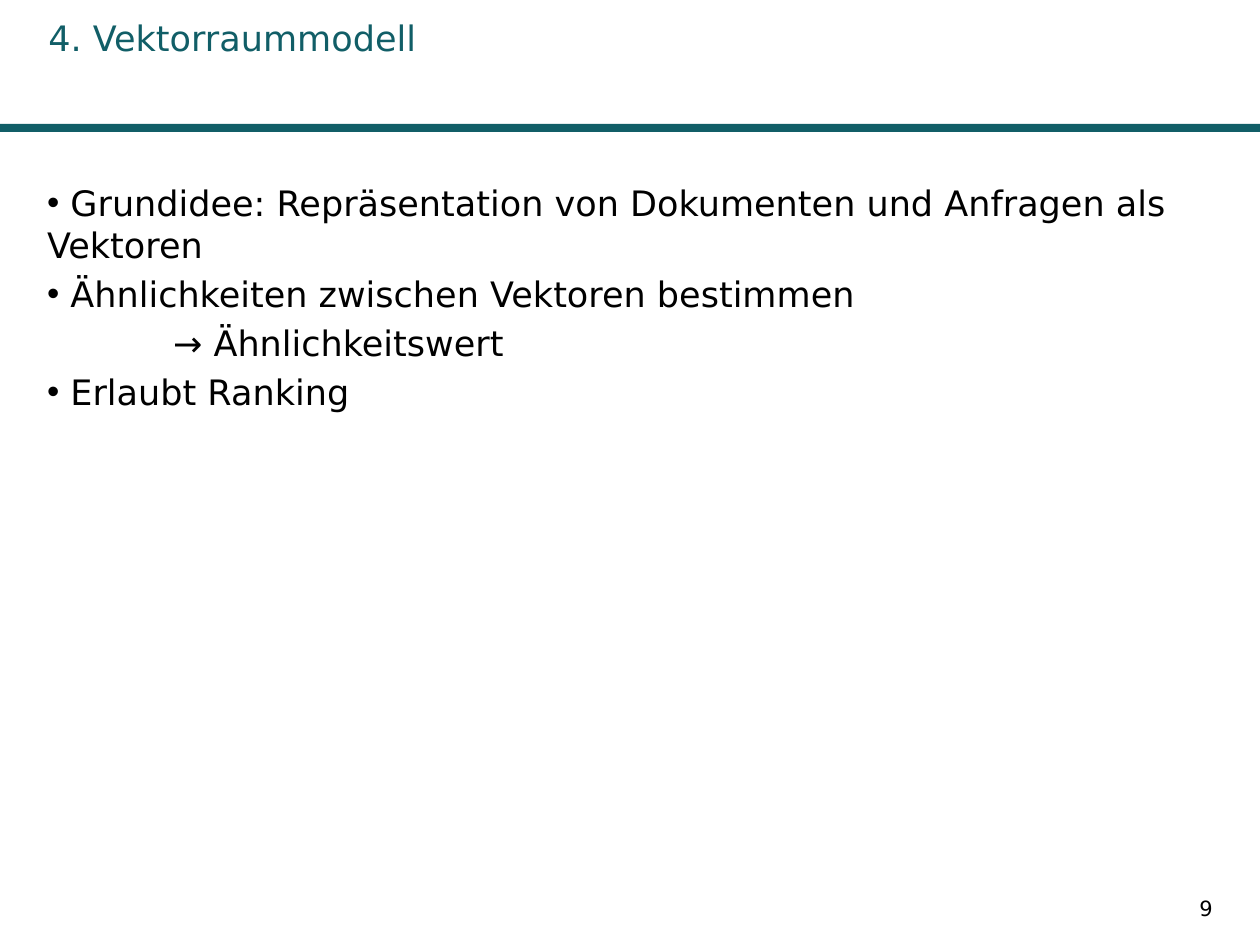
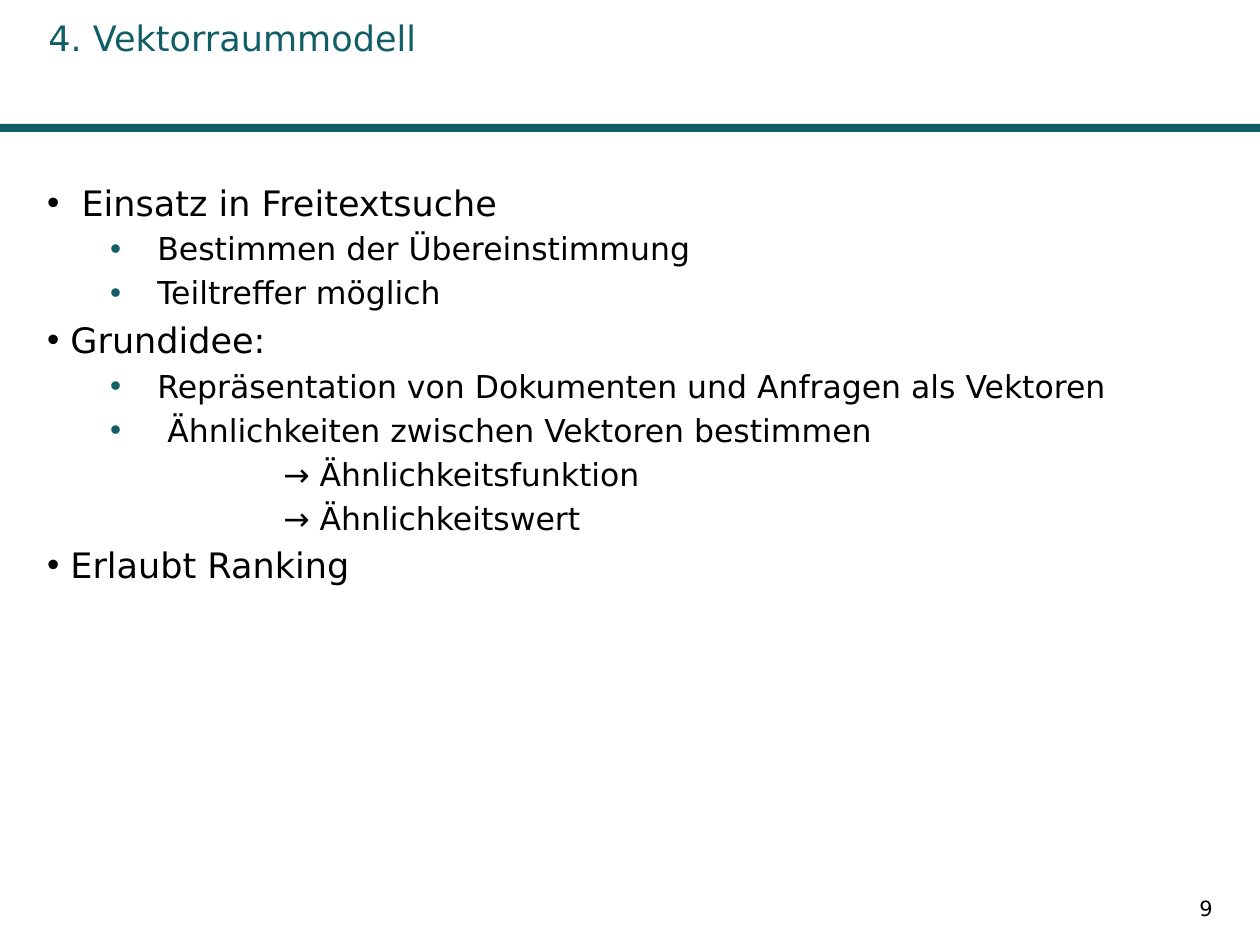
Before and after one commit to AnnikaK/SuchTool, a slide deck: slide 9 of Praesentation/Praesi.pptx. Drawn at 1260x945 pixels with LibreOffice and Linux fonts; fonts in the diff are those of the drawing; background and template pictures are left out. Boxes give left, top, right and bottom in pixels: in the first picture for what was removed or moved away, otherwise in the second. Text is boxed around its words. In the diff, an @@ line names an element or a change of style, - is before the commit and + after.

```diff
--- a/Praesentation/Praesi.pptx
+++ b/Praesentation/Praesi.pptx
@@ text at [70, 189, 1106, 405]: text changed; size 20 to 18 pt @@
-• Grundidee: Repräsentation von Dokumenten und Anfragen als Vektoren
+• Einsatz in Freitextsuche
+  • Bestimmen der Übereinstimmung
+  • Teiltreffer möglich
+• Grundidee:
+  • Repräsentation von Dokumenten und Anfragen als Vektoren
@@ text at [167, 416, 871, 531]: size 20 to 18 pt in "Ähnlichkeiten zwischen Vektoren bestimmen", "→ Ähnlichkeitswert"; list level 1 to 2 in "Ähnlichkeiten zwischen Vektoren bestimmen"; list level 1 to 2 in "→ Ähnlichkeitswert" @@
@@ text at [320, 460, 640, 487]: paragraph added @@
+  → Ähnlichkeitsfunktion
```
Also in this commit, not shown: 31 other slides changed, 2 slides added, 3 slides removed, 12 other files.
